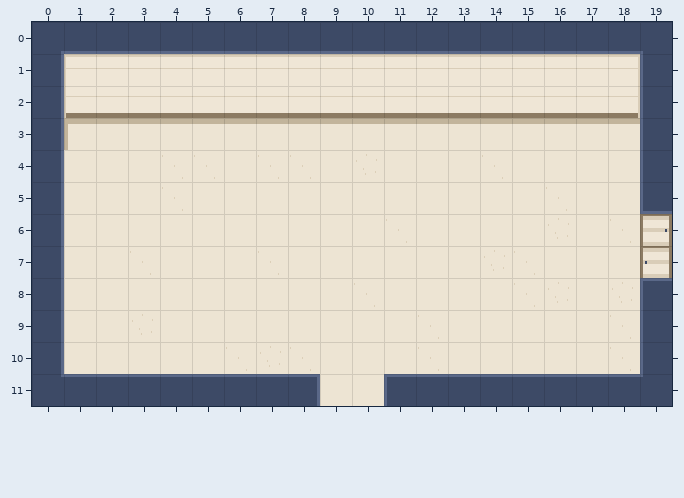
Level history. Tiled map (JSON): public/assets/maps/prologue/boardroom.tmj. Above, as it was before the edit.
Cells are 32x32 px. Shown: x 0..19, y 0..11.
And afterwards:
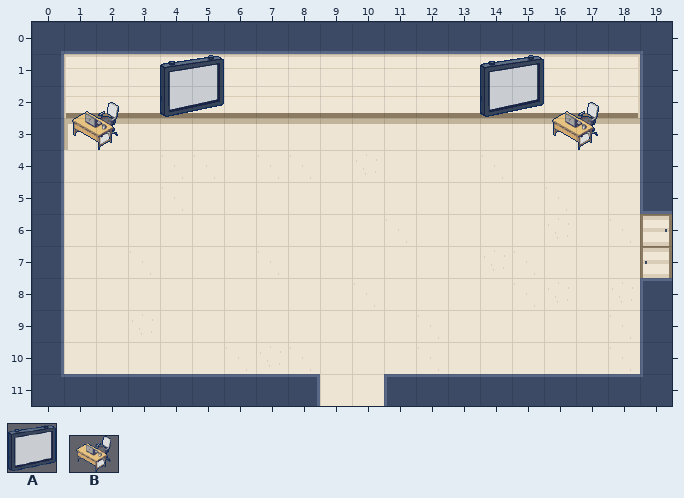
Key: from "props": A 0 "prop-wall-board-frame", B 1 "prop-office-desk".
Objects are placed by their top-left corner, in cells (3,4 is the top-left corner of cell 3,4); size is 1x1 cell unless given.
The edit:
Layer "props" (added):
added: A "wall-board-frame" at 4,1 size 2x2
added: A "wall-board-frame" at 14,1 size 2x2
added: B "office-desk" at 1,2.5 size 2x1.5
added: B "office-desk" at 16,2.5 size 2x1.5
